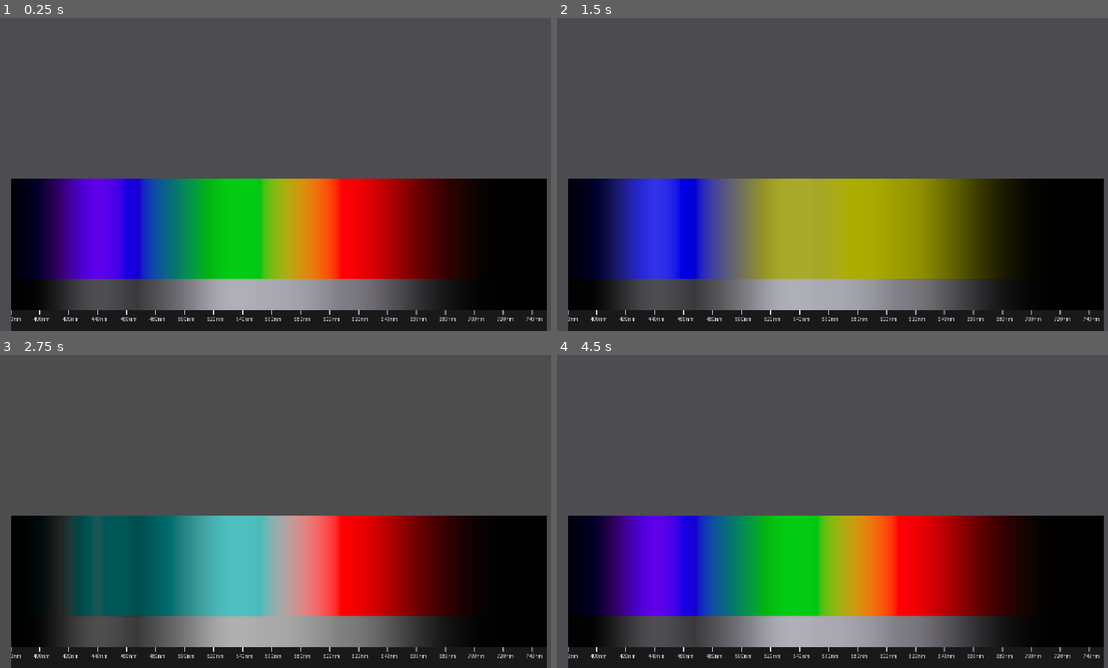
Above: before the commit, frames 1-4 (two rows, left to right).
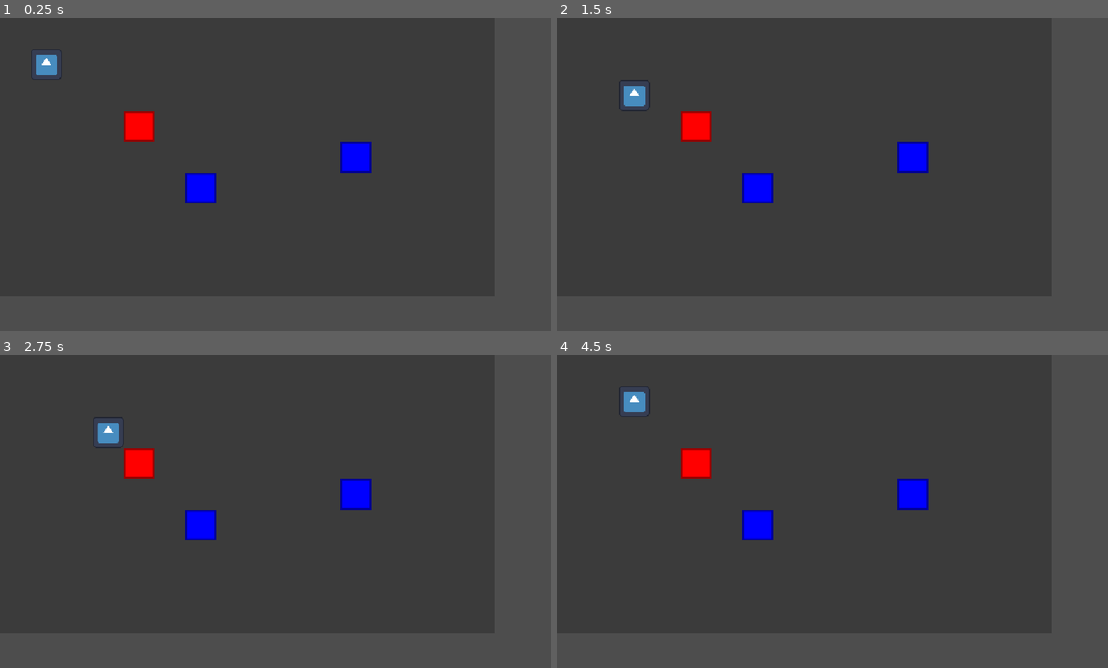
Above: after the commit, the same moments.

Repository: NoveritaDev/Colourbind
Game: Godot game, scene res://scenes/test_scenes/alex_test_scene.tscn
Same seed, same stepped clock (60 frames per second), same inputs: the game is played once before the commit and once after it. Before the commit the project starts from res://scenes/test_scenes/nova_test_scene.tscn. The engine's default icon, where the game draws it, is replaced by a stand-in: a white triangle on a blue panel in a dark square.
Inputs:
- Up to frame 1 (0.25 s): no input
- Up to frame 2 (1.5 s): tap Enter at 0.5 s; hold D (move_right, bound only after the commit) 0.53-1.28 s; tap M at 0.6, 1.35 s; tap Space at 1.25 s; hold S (move_down, bound only after the commit) from 1.28 s (still down)
- Up to frame 3 (2.75 s): tap Enter at 2 s; release S (move_down, bound only after the commit) at 2.03 s; hold D (move_right, bound only after the commit) from 2.03 s (still down); tap M at 2.1 s
- Up to frame 4 (4.5 s): tap Space at 2.75, 4.25 s; release D (move_right, bound only after the commit) at 2.78 s; hold W (move_up, bound only after the commit) 2.78-3.53 s; tap M at 2.85, 3.6, 4.35 s; tap Enter at 3.5 s; hold A (move_left, bound only after the commit) from 3.53 s (still down)

The runs differ from the first frame. In frame 1, 46% of the frame differs, in the area x 2-100%, y 10-100%; in frame 2, 46%; in frame 3, 46%; in frame 4, 46%.

Commit message:
Grid fixes, Boxes, Player
The player can move around on a grid, push boxes (multiple) and is confined to the world space. It is possible to setup certain tiles as "stop" to create walls. This will be done more seamlessly later to accomodate for faster level creation.

Diff:
--- a/project.godot
+++ b/project.godot
@@ -11,7 +11,7 @@
 [application]
 
 config/name="Colourbind"
-run/main_scene="uid://dlvi7d34rughx"
+run/main_scene="uid://duwlemmcyb5i5"
 config/features=PackedStringArray("4.7", "GL Compatibility")
 config/icon="res://icon.svg"
 
@@ -19,6 +19,33 @@
 
 window/stretch/mode="canvas_items"
 window/stretch/aspect="expand"
+
+[input]
+
+move_up={
+"deadzone": 0.2,
+"events": [Object(InputEventKey,"resource_local_to_scene":false,"resource_name":"","device":-1,"window_id":0,"alt_pressed":false,"shift_pressed":false,"ctrl_pressed":false,"meta_pressed":false,"pressed":false,"keycode":0,"physical_keycode":87,"key_label":0,"unicode":119,"location":0,"echo":false,"script":null)
+, Object(InputEventKey,"resource_local_to_scene":false,"resource_name":"","device":-1,"window_id":0,"alt_pressed":false,"shift_pressed":false,"ctrl_pressed":false,"meta_pressed":false,"pressed":false,"keycode":0,"physical_keycode":4194320,"key_label":0,"unicode":0,"location":0,"echo":false,"script":null)
+]
+}
+move_down={
+"deadzone": 0.2,
+"events": [Object(InputEventKey,"resource_local_to_scene":false,"resource_name":"","device":-1,"window_id":0,"alt_pressed":false,"shift_pressed":false,"ctrl_pressed":false,"meta_pressed":false,"pressed":false,"keycode":0,"physical_keycode":83,"key_label":0,"unicode":115,"location":0,"echo":false,"script":null)
+, Object(InputEventKey,"resource_local_to_scene":false,"resource_name":"","device":-1,"window_id":0,"alt_pressed":false,"shift_pressed":false,"ctrl_pressed":false,"meta_pressed":false,"pressed":false,"keycode":0,"physical_keycode":4194322,"key_label":0,"unicode":0,"location":0,"echo":false,"script":null)
+]
+}
+move_left={
+"deadzone": 0.2,
+"events": [Object(InputEventKey,"resource_local_to_scene":false,"resource_name":"","device":-1,"window_id":0,"alt_pressed":false,"shift_pressed":false,"ctrl_pressed":false,"meta_pressed":false,"pressed":false,"keycode":0,"physical_keycode":65,"key_label":0,"unicode":97,"location":0,"echo":false,"script":null)
+, Object(InputEventKey,"resource_local_to_scene":false,"resource_name":"","device":-1,"window_id":0,"alt_pressed":false,"shift_pressed":false,"ctrl_pressed":false,"meta_pressed":false,"pressed":false,"keycode":0,"physical_keycode":4194319,"key_label":0,"unicode":0,"location":0,"echo":false,"script":null)
+]
+}
+move_right={
+"deadzone": 0.2,
+"events": [Object(InputEventKey,"resource_local_to_scene":false,"resource_name":"","device":-1,"window_id":0,"alt_pressed":false,"shift_pressed":false,"ctrl_pressed":false,"meta_pressed":false,"pressed":false,"keycode":0,"physical_keycode":68,"key_label":0,"unicode":100,"location":0,"echo":false,"script":null)
+, Object(InputEventKey,"resource_local_to_scene":false,"resource_name":"","device":-1,"window_id":0,"alt_pressed":false,"shift_pressed":false,"ctrl_pressed":false,"meta_pressed":false,"pressed":false,"keycode":0,"physical_keycode":4194321,"key_label":0,"unicode":0,"location":0,"echo":false,"script":null)
+]
+}
 
 [physics]
 
--- /dev/null
+++ b/scenes/game_objects/box.tscn
@@ -0,0 +1,13 @@
+[gd_scene format=3 uid="uid://cuqomjcc84dsx"]
+
+[ext_resource type="Script" uid="uid://bf5gmevl5olyt" path="res://scenes/game_objects/game_object.gd" id="1_761wl"]
+[ext_resource type="Texture2D" uid="uid://coey3sdq30sxi" path="res://assets/textures/WhiteSquare.png" id="2_11yiq"]
+
+[node name="Box" type="Node2D" unique_id=874453324]
+script = ExtResource("1_761wl")
+color = 2
+pushable = true
+metadata/_custom_type_script = "uid://bf5gmevl5olyt"
+
+[node name="Sprite2D" type="Sprite2D" parent="." unique_id=657374925]
+texture = ExtResource("2_11yiq")
--- /dev/null
+++ b/scenes/game_objects/game_object.gd
@@ -0,0 +1,25 @@
+class_name GameObject
+extends Node2D
+
+static var GRID : Grid
+
+enum OBJ_COLOR { # We can add more colors, just this for now
+	NONE,
+	RED,
+	BLUE,
+	GREEN
+}
+
+var color_dict : Dictionary[OBJ_COLOR, Color] = {
+	OBJ_COLOR.NONE: Color.WHITE,
+	OBJ_COLOR.RED: Color.RED,
+	OBJ_COLOR.BLUE: Color.BLUE,
+	OBJ_COLOR.GREEN: Color.GREEN
+}
+
+@export var color : OBJ_COLOR
+@export var pushable : bool
+
+
+func _ready() -> void:
+	modulate = color_dict[color]
--- a/scenes/game_objects/grid.gd
+++ b/scenes/game_objects/grid.gd
@@ -1,45 +1,127 @@
+class_name Grid
 extends Node2D
 
 # Grid Object that levels are based in
 # Indexed (x, y)
 # (0, 0) Is the top left corner, +x is right, +y is down
 
-var grid_width : int
-var grid_height : int
+@export_range(1, 1024) var grid_width : int = 16
+@export_range(1, 1024) var grid_height : int = 16
+@export_range(1, 256) var tile_size : int = 64
+@onready var tile_offset := tile_size / 2
 
 class Cell:
-	var nodes: Array[Node2D]
+	var objs: Array[GameObject]
+	var stop: bool
 
 var grid : Array[Cell]
 
-func index(x: int, y: int) -> int:
-	return x * grid_height + y
+# Converts positions to 1D Array format
+func index(pos: Vector2i) -> int:
+	if pos.x < 0 || pos.x >= grid_width || pos.y < 0 || pos.y >= grid_height:
+		print("Indexing outside of bounds, returning 0")
+		return 0
+	return pos.x + pos.y * grid_width
 
-func get_at(x: int, y: int) -> Cell:
-	return grid[index(x, y)]
+# Returns the Cell object located at the given position
+func get_at(pos: Vector2i) -> Cell:
+	if pos.x < 0 || pos.x >= grid_width || pos.y < 0 || pos.y >= grid_height:
+		print("Getting from outside of bounds, returning null")
+		return null
+	return grid[index(pos)]
 
-func place_at(obj: Node2D, x: int, y: int) -> void:
-	grid[index(x, y)].nodes.append(obj)
+# Adds the given object to the cell located at the given position
+func place_at(obj: GameObject, pos: Vector2i) -> void:
+	if pos.x < 0 || pos.x >= grid_width || pos.y < 0 || pos.y >= grid_height:
+		print("Placing outside of bounds, returning")
+		print(pos)
+		return
+	grid[index(pos)].objs.append(obj)
 
-func remove_at(obj: Node2D, x: int, y: int) -> void:
-	grid[index(x, y)].nodes.erase(obj)
+# Removes the given object from the cell located at the given position
+func remove_at(obj: GameObject, pos: Vector2i) -> void:
+	if pos.x < 0 || pos.x >= grid_width || pos.y < 0 || pos.y >= grid_height:
+		print("Removing from outside of bounds, returning")
+	grid[index(pos)].objs.erase(obj)
 
-func world_to_grid(worldpos: Vector2) -> Vector2i: # Needs fixing when actually calibrated
-	return Vector2i(roundi(worldpos.x), roundi(worldpos.y))
+# Translates (local to grid) world coordinates to grid coordinates
+func world_to_grid(world_pos: Vector2) -> Vector2i: # Needs fixing when actually calibrated
+	return Vector2i(roundi((world_pos.x - tile_offset) / 64 ),
+					roundi((world_pos.y - tile_offset) / 64 ))
 
-func grid_to_world(x: int, y: int) -> Vector2: # Needs fixing when actually calibrate
-	return Vector2(x, y)
+# Translates grid coordinates to (local to grid) world coordinates
+func grid_to_world(pos: Vector2i) -> Vector2: # Needs fixing when actually calibrate
+	return Vector2(pos.x, pos.y) * tile_size + Vector2(tile_offset, tile_offset)
 
-func move(obj: Node2D, x: int, y: int) -> void:
+# Transport an object from one grid cell to another
+func move(obj: GameObject, new_pos: Vector2i) -> void:
+	if new_pos.x < 0 || new_pos.x >= grid_width || new_pos.y < 0 || new_pos.y >= grid_height:
+		print("Attempting to move object outside of bounds, returning")
+		return
+
 	var obj_pos := world_to_grid(obj.position)
-	remove_at(obj, obj_pos.x, obj_pos.y)
-	place_at(obj, x, y)
-	obj.position = grid_to_world(x, y)
+	remove_at(obj, obj_pos)
+	place_at(obj, new_pos)
+	obj.position = grid_to_world(new_pos)
+
+# Recursive function to handle pushing "trains" of blocks
+func push(pos: Vector2i, dir: Vector2i) -> bool:
+	print("current pos %s" % pos) #**
+	print("next pos %s" % (pos + dir)) #**
+	if dir.length() != 1:
+		print("Given push direction does not have a magnitude of 1")
+		return false
+
+	if get_at(pos + dir) == null || get_at(pos + dir).stop:
+		print("Could not push, wall at %s" % (pos + dir))
+		return false
+
+	var pushable_at_pos := false
+	for obj in get_at(pos + dir).objs:
+		if obj.pushable:
+			pushable_at_pos = true
+			break
+
+	if pushable_at_pos && !push(pos + dir, dir):
+		return false
+
+	for obj in get_at(pos).objs:
+		print("?") #**
+		if obj.pushable:
+			print(obj) #**
+			print(pos + dir)
+			move(obj, pos + dir)
+
+	return true
+
+	# Recursively check if next tile is pushable to
+	# Any empty space cascades back pushing all objects forward
+	# Any blocked space cascades back halting all object movement
+	# Starts at player position and moves to the last position before a stop cell
+
+func load_grid() -> void:
+	for i in range(grid_width * grid_height):
+		grid.append(Cell.new())
+
+# Loads all children of the grid object into the grid array
+func load_grid_objs() -> void:
+	for child in get_children():
+		if child is GameObject:
+			var pos := world_to_grid(child.position)
+			place_at(child, pos)
+			child.position = grid_to_world(pos) # Move the object to the nearest grid position
 
 
-func load_grid_objs() -> void:
-	for child in get_children():
-		if child is Node2D:
-			var pos := world_to_grid(child.position)
-			place_at(child, pos.x, pos.y)
-			child.position = pos
+func _ready() -> void:
+	GameObject.GRID = self
+	$Background.size = Vector2i(grid_width * tile_size, grid_height * tile_size)
+	$Background.position = position
+	load_grid()
+	load_grid_objs()
+
+
+func test() -> void:
+	for i in range(grid_width):
+		for j in range(grid_height):
+			if i == 0 || j == 0:
+				get_at(Vector2i(i, j)).stop = true
--- a/scenes/game_objects/grid.tscn
+++ b/scenes/game_objects/grid.tscn
@@ -4,3 +4,8 @@
 
 [node name="Grid" type="Node2D" unique_id=2044820807]
 script = ExtResource("1_sr5c7")
+
+[node name="Background" type="ColorRect" parent="." unique_id=978619325]
+offset_right = 40.0
+offset_bottom = 40.0
+color = Color(0.23031491, 0.23031494, 0.23031494, 1)
--- /dev/null
+++ b/scenes/player.gd
@@ -0,0 +1,19 @@
+class_name Player
+extends GameObject
+
+
+func move(dir: Vector2i) -> void:
+	var pos := GRID.world_to_grid(position)
+	if GRID.push(pos, dir):
+		GRID.move(self, pos + dir)
+
+
+func _physics_process(delta: float) -> void:
+	if Input.is_action_just_pressed("move_up"):
+		move(Vector2i.UP)
+	if Input.is_action_just_pressed("move_down"):
+		move(Vector2i.DOWN)
+	if Input.is_action_just_pressed("move_left"):
+		move(Vector2i.LEFT)
+	if Input.is_action_just_pressed("move_right"):
+		move(Vector2i.RIGHT)
--- /dev/null
+++ b/scenes/player.tscn
@@ -0,0 +1,11 @@
+[gd_scene format=3 uid="uid://bb7yi4mxkv7q3"]
+
+[ext_resource type="Script" uid="uid://bju884mkf02ir" path="res://scenes/player.gd" id="1_3vyb7"]
+[ext_resource type="Texture2D" uid="uid://c7g5d5ymebejo" path="res://icon.svg" id="2_g2els"]
+
+[node name="Player" type="Node2D" unique_id=187205818]
+script = ExtResource("1_3vyb7")
+
+[node name="Sprite2D" type="Sprite2D" parent="." unique_id=1819926737]
+scale = Vector2(0.5, 0.5)
+texture = ExtResource("2_g2els")
--- /dev/null
+++ b/scenes/test_scenes/alex_test_scene.tscn
@@ -0,0 +1,23 @@
+[gd_scene format=3 uid="uid://duwlemmcyb5i5"]
+
+[ext_resource type="PackedScene" uid="uid://57xo3k2lm642" path="res://scenes/game_objects/grid.tscn" id="1_qqs75"]
+[ext_resource type="PackedScene" uid="uid://bb7yi4mxkv7q3" path="res://scenes/player.tscn" id="2_dduva"]
+[ext_resource type="PackedScene" uid="uid://cuqomjcc84dsx" path="res://scenes/game_objects/box.tscn" id="3_dduva"]
+
+[node name="AlexTestScene" type="Node2D" unique_id=615450944]
+
+[node name="Grid" parent="." unique_id=2044820807 instance=ExtResource("1_qqs75")]
+grid_height = 9
+
+[node name="Player" parent="Grid" unique_id=187205818 instance=ExtResource("2_dduva")]
+position = Vector2(96, 96)
+
+[node name="Box" parent="Grid" unique_id=874453324 instance=ExtResource("3_dduva")]
+position = Vector2(416, 352)
+
+[node name="Box2" parent="Grid" unique_id=1267091128 instance=ExtResource("3_dduva")]
+position = Vector2(736, 288)
+
+[node name="Box3" parent="Grid" unique_id=1350866676 instance=ExtResource("3_dduva")]
+position = Vector2(288, 224)
+color = 1
Binary file added: assets/textures/WhiteSquare.png
Not shown, added: assets/textures/WhiteSquare.png.import
Not shown, added: scenes/game_objects/game_object.gd.uid
Not shown, added: scenes/player.gd.uid
